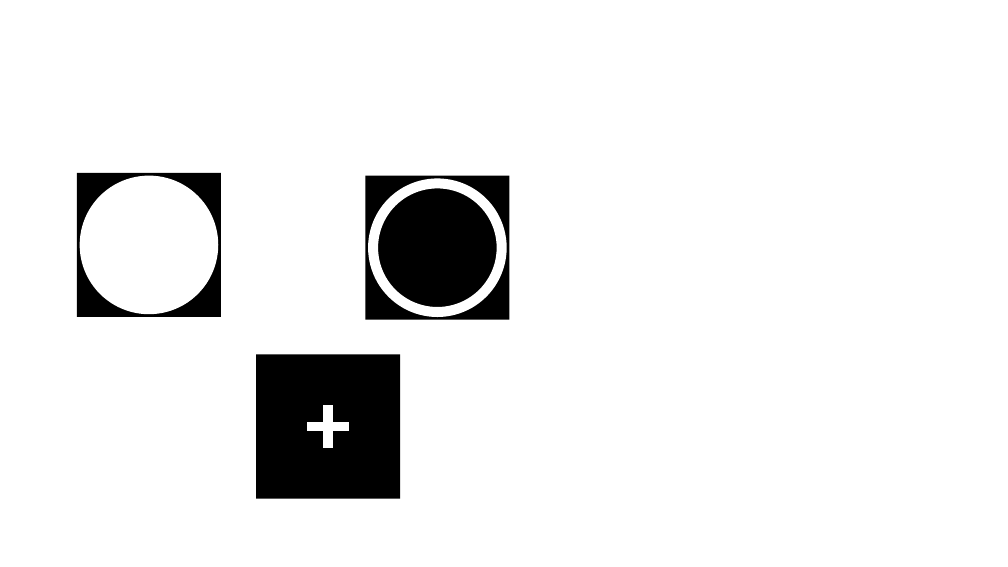
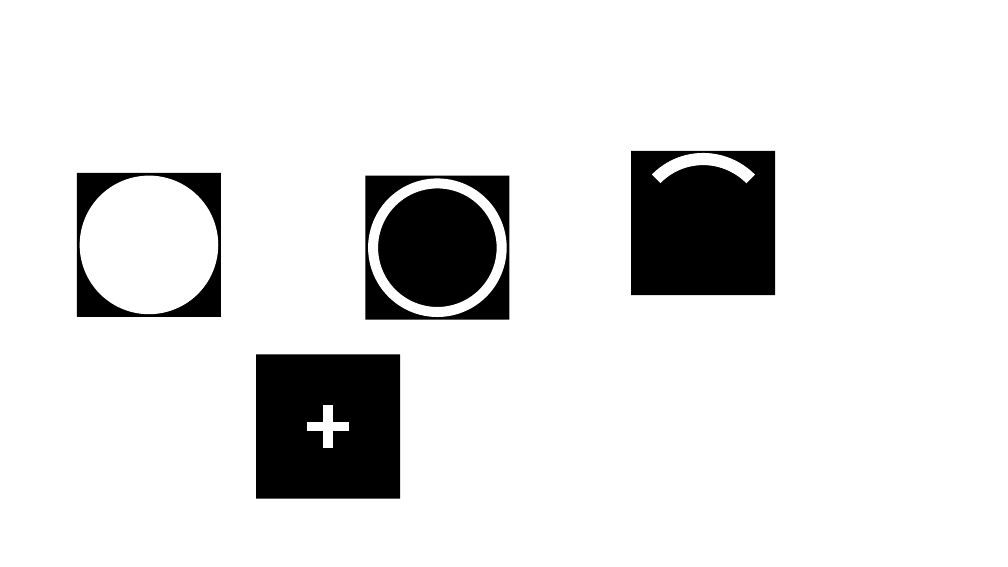
Before and after one commit to maximedaniel/ExpandDialSticks, a slide deck: slide 1 of Texture.pptx. Drawn at 1008x567 pixels with LibreOffice and Linux fonts; fonts in the diff are those of the drawing. Boxes give left, top, right and bottom in pixels: in the first picture for what was removed or moved away, otherwise in the second. Text is boxed around its words. In the diff, an @@ line names an element or a change of style, - is before the commit and + after.

```diff
--- a/Texture.pptx
+++ b/Texture.pptx
@@ arch (boxed as its full ring) added at bbox=[603, 124, 806, 327], fill #FFFFFF, outline #FFFFFF 1 pt @@
@@ rectangle added at bbox=[631, 151, 776, 296], fill #000000 @@
```
Also in this commit, not shown: 15 other files.
